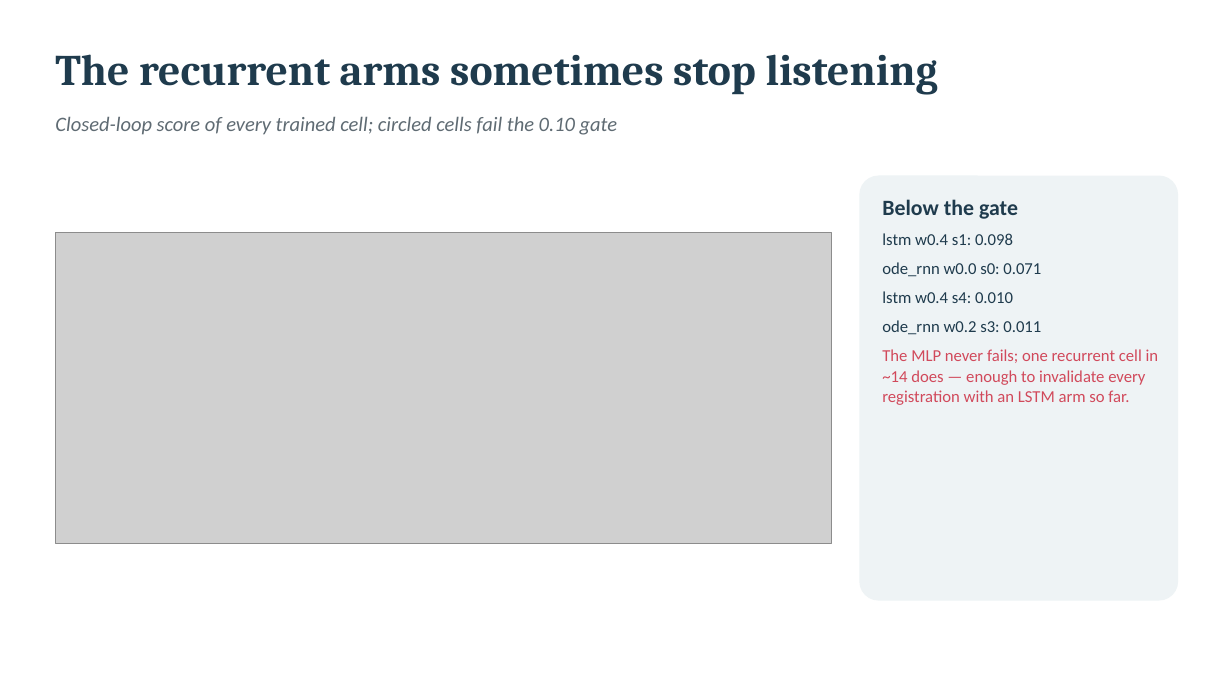
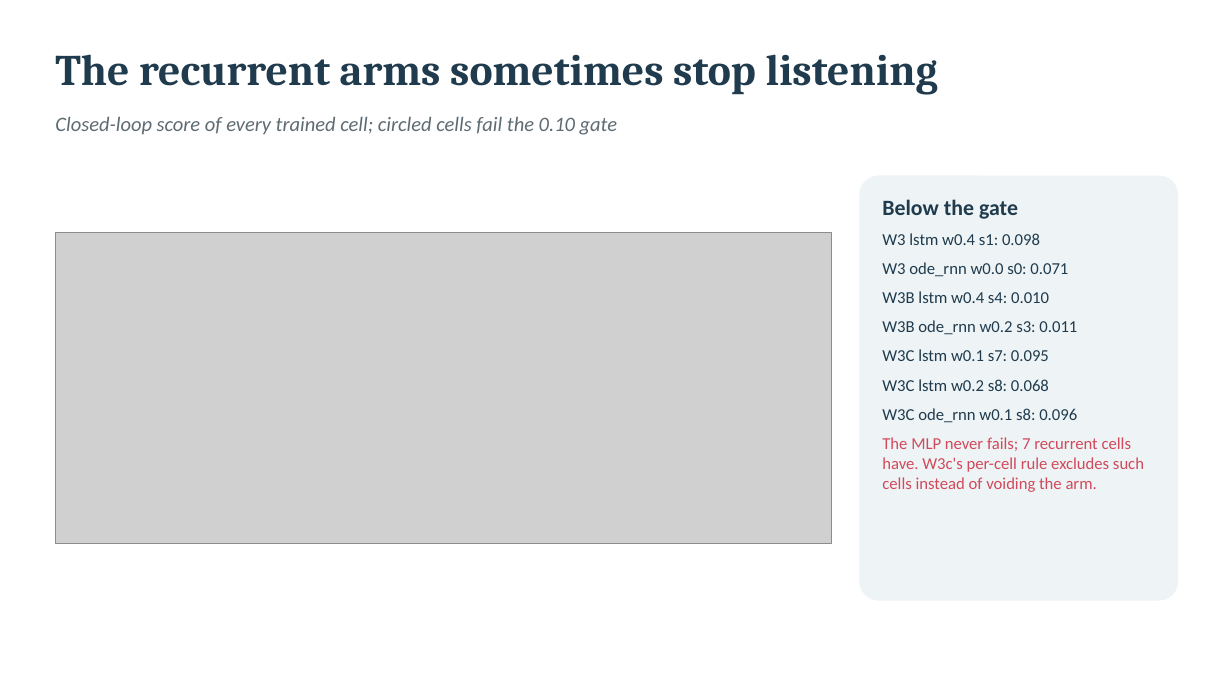
Before and after one commit to Dante-Berth/Continuous_Time_RL_Policies_for_Robust_Cancer_Adaptive_Therapy, a slide deck: slide 12 of report/2026-09-24/adaptive_therapy_report.pptx. Drawn at 1232x693 pixels with LibreOffice and Linux fonts; fonts in the diff are those of the drawing; grey boxes stand for pictures. Boxes give left, top, right and bottom in pixels: in the first picture for what was removed or moved away, otherwise in the second. Text is boxed around its words. In the diff, an @@ line names an element or a change of style, - is before the commit and + after.

```diff
--- a/report/2026-09-24/adaptive_therapy_report.pptx
+++ b/report/2026-09-24/adaptive_therapy_report.pptx
@@ text at [882,233,1144,492]: text changed; text colour #D1495B to #1F3B4D @@
-lstm w0.4 s1: 0.098
-ode_rnn w0.0 s0: 0.071
-lstm w0.4 s4: 0.010
-ode_rnn w0.2 s3: 0.011
-The MLP never fails; one recurrent cell in ~14 does — enough to invalidate every registration with an LSTM arm so far.
+W3 lstm w0.4 s1: 0.098
+W3 ode_rnn w0.0 s0: 0.071
+W3B lstm w0.4 s4: 0.010
+W3B ode_rnn w0.2 s3: 0.011
+W3C lstm w0.1 s7: 0.095
+W3C lstm w0.2 s8: 0.068
+W3C ode_rnn w0.1 s8: 0.096
+The MLP never fails; 7 recurrent cells have. W3c's per-cell rule excludes such cells instead of voiding the arm.
```
Also in this commit, not shown: 3 other slides changed, 2 slides added, 5 other files.
